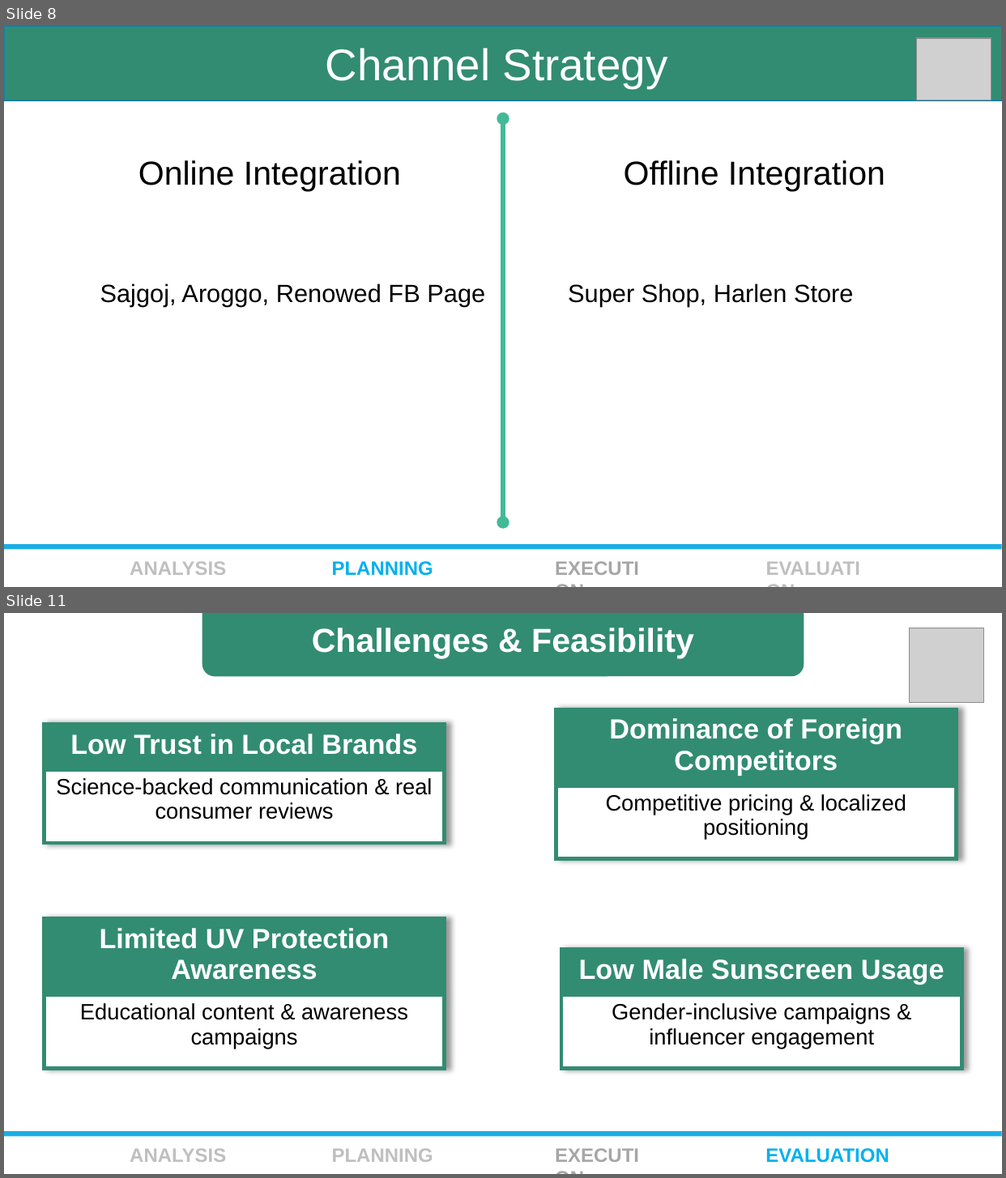
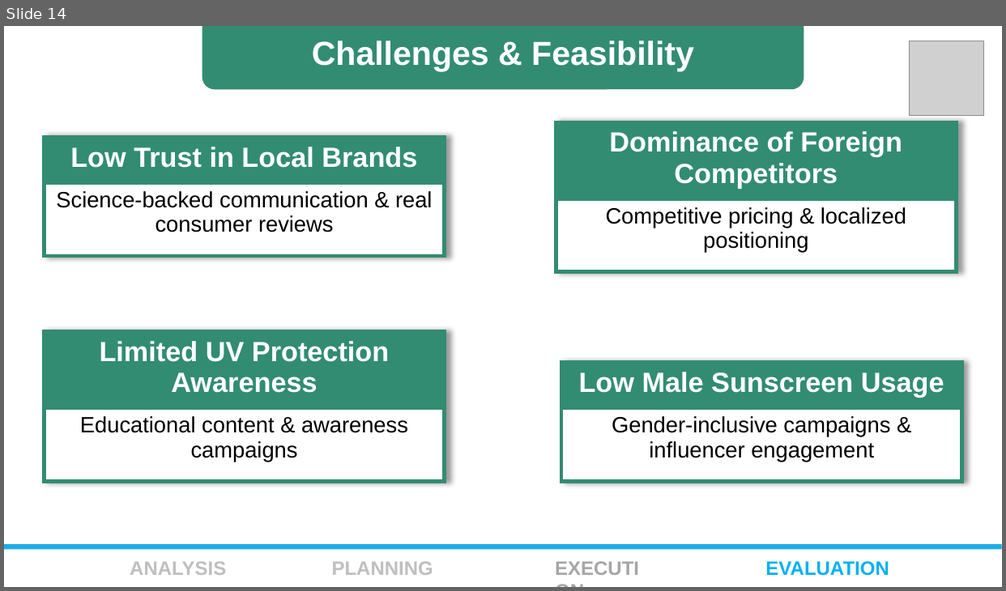
Before and after one commit to shohan12727/Business-Case, a slide deck: SkinCafeSunFunday/Skin-Cafe-Solution.pptx. Shown one above the other, each under a label of ours: slides 8 and 11 before the commit, slide 14 after it; the slides between them are not shown. The pictures are 1006x1178 and 1006x591 pixels, drawn with LibreOffice and Linux fonts; fonts in the diff are those of the drawing; grey boxes stand for pictures. Boxes give left, top, right and bottom in pixels: in the first picture for what was removed or moved away, otherwise in the second. Text is boxed around its words. In the diff, an @@ line names an element or a change of style, - is before the commit and + after.

```diff
--- a/SkinCafeSunFunday/Skin-Cafe-Solution.pptx
+++ b/SkinCafeSunFunday/Skin-Cafe-Solution.pptx
@@ slide 8 removed at (4,26,1002,587), background #FFFFFF; not listed: 1 template element that a slide beside it also shows @@
@@ rectangle removed at (4,26,1002,101) @@
-Channel Strategy
@@ picture removed at (917,38,991,100) @@
@@ double arrow removed from (503, 119) to (503, 523) @@
@@ text removed at (138,160,401,192) @@
-Online Integration
@@ text removed at (624,160,885,192) @@
-Offline Integration
@@ text removed at (100,284,485,306) @@
-Sajgoj, Aroggo, Renowed FB Page
@@ text removed at (568,284,854,306) @@
-Super Shop, Harlen Store
@@ text removed at (545,551,658,585) @@
-EXECUTION
@@ text removed at (756,551,880,585) @@
-EVALUATION
@@ text removed at (130,561,226,575) @@
-ANALYSIS
@@ text removed at (332,561,433,576) @@
-PLANNING
@@ what was slide 11 is now slide 14 @@
```
Also in this commit, not shown: 4 slides changed, 5 slides added, 1 other slide removed, 4 other files.
